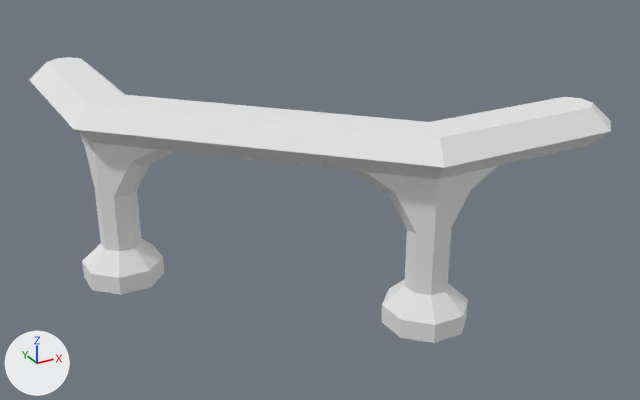
One commit to the OBJ model The_Dune_Project/Assets/Models/env/Modular Temple/Balcony_Railing_Curved_Small.obj: the scene before it, then after it.
Camera for both pictures: a 50 mm lens placed at (-1.065, -2.052, 1.164), pointed at (0.031, -0.059, 0.167). The axes (+X, +Y, +Z) are drawn at lower left. The lights are the same throughout. Where no turn or scale is listed for an object, it has been applied to the vertices.

The scene before the commit, as lines of its bpy script (objects in view):
```python
mat_sandstone_4 = principled_material('Sandstone_4')
mat_sandstone_4.base_color = (0.8, 0.8, 0.8)  # white #e7e7e7
mat_sandstone_4.roughness = 1.0
mat_sandstone_5 = principled_material('Sandstone_5')
mat_sandstone_5.base_color = (0.8, 0.8, 0.8)  # white #e7e7e7
mat_sandstone_5.roughness = 1.0
me_object1 = bpy.data.meshes.new('object1')
me_object1.from_pydata(...)  # 132 vertices, 260 faces; spans x -0.6..0.6, y -0.6..0.6, z 0.0..0.5
# faces by material slot: [96, 164]
me_object1.materials.append(mat_sandstone_4)  # white #e7e7e7
me_object1.materials.append(mat_sandstone_5)  # white #e7e7e7
ob_object1 = bpy.data.objects.new('object1', me_object1)
ob_object1.location = (0.0, 0.0, 0.0)
```
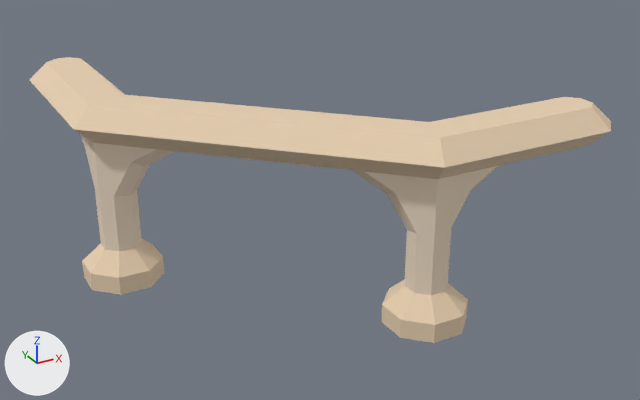
Pixel boxes (x1, y1, x2, y2) of what changed, in the pictures (640 x 400 px):
'object1', recoloured (white to beige): (30, 57, 611, 343) in both

Diff of the bpy script that builds the scene:
```diff
--- a/The_Dune_Project/Assets/Models/env/Modular Temple/Balcony_Railing_Curved_Small.obj.py
+++ b/The_Dune_Project/Assets/Models/env/Modular Temple/Balcony_Railing_Curved_Small.obj.py
@@ mat_sandstone_4 @@
 mat_sandstone_4 = principled_material('Sandstone_4')
-mat_sandstone_4.base_color = (0.8, 0.8, 0.8)  # white #e7e7e7
+mat_sandstone_4.base_color = (0.835, 0.698, 0.545)  # beige #ecdac3
 mat_sandstone_4.roughness = 1.0
@@ mat_sandstone_5 @@
 mat_sandstone_5 = principled_material('Sandstone_5')
-mat_sandstone_5.base_color = (0.8, 0.8, 0.8)  # white #e7e7e7
+mat_sandstone_5.base_color = (0.8, 0.627, 0.439)  # beige #e7cfb1
 mat_sandstone_5.roughness = 1.0
```
